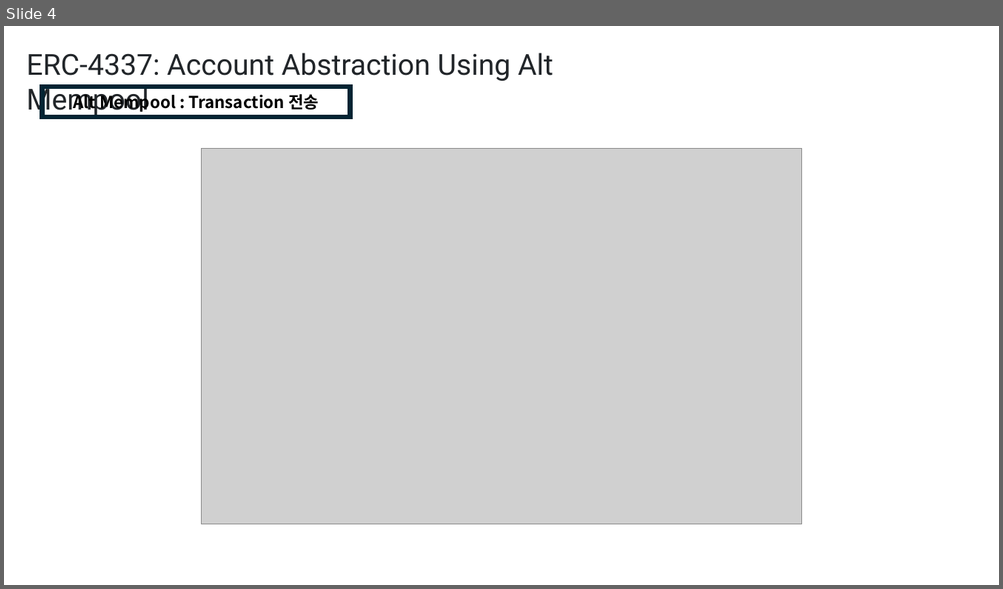
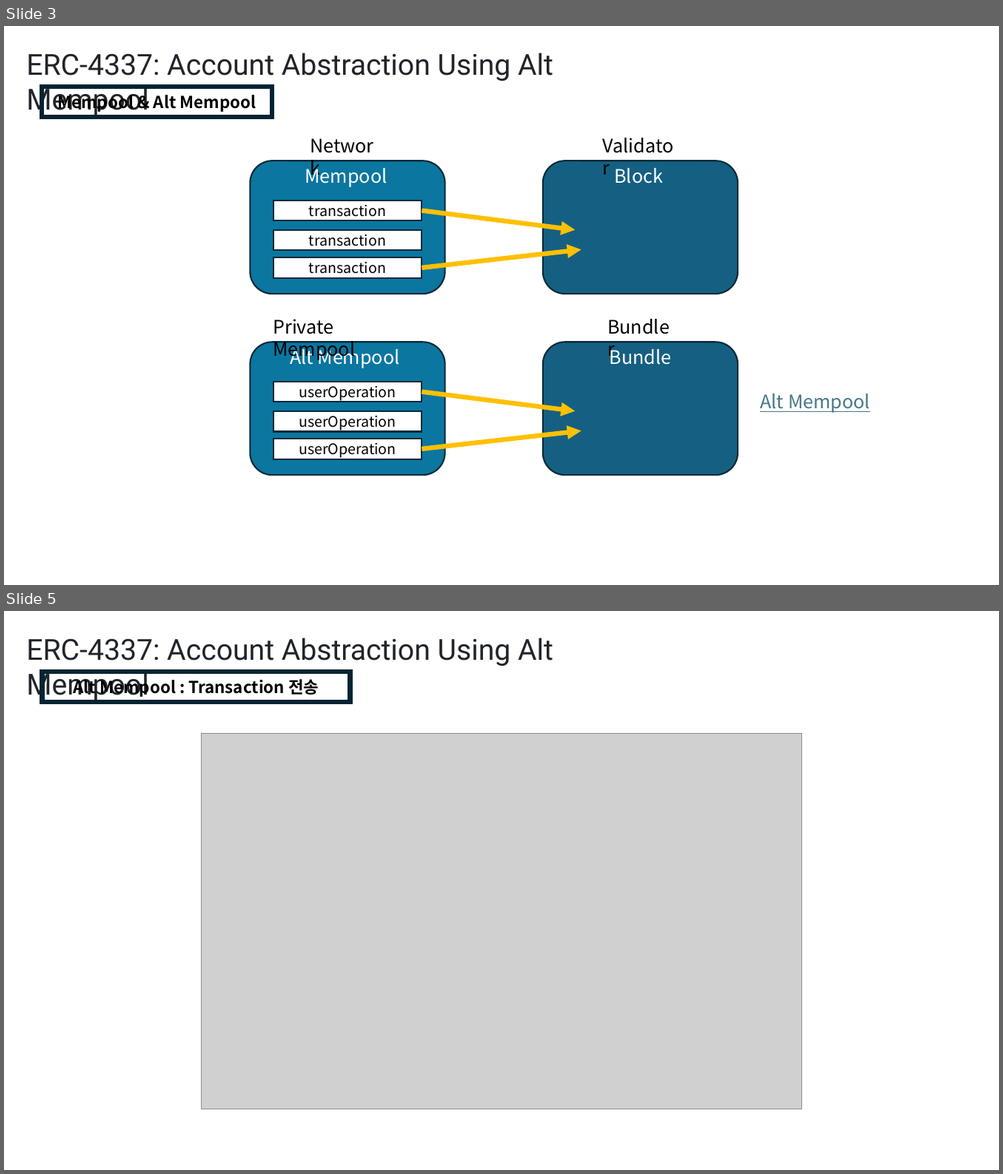
Before and after one commit to yyyljy/erc4337_alchemybundler, a slide deck: ERC4337.pptx. Shown one above the other, each under a label of ours: slide 4 before the commit, slides 3 and 5 after it; the slides between them are not shown. The pictures are 1003x589 and 1003x1174 pixels, drawn with LibreOffice and Linux fonts; fonts in the diff are those of the drawing; grey boxes stand for pictures. Boxes give left, top, right and bottom in pixels: in the first picture for what was removed or moved away, otherwise in the second. Text is boxed around its words. In the diff, an @@ line names an element or a change of style, - is before the commit and + after.

```diff
--- a/ERC4337.pptx
+++ b/ERC4337.pptx
@@ slide 3 added at [4, 26, 999, 585], background #FFFFFF @@
@@ text added at [26, 53, 553, 117], 28 pt, text #212529 @@
+ERC-4337: Account Abstraction Using Alt Mempool
@@ rectangle added at [42, 87, 272, 117], outline #042433 4.5 pt, 16 pt, text #000000, bold @@
+Mempool & Alt Mempool
@@ text added at [302, 130, 390, 160], 18 pt, text #000000 @@
+Network
@@ text added at [595, 130, 686, 160], 18 pt, text #000000 @@
+Validator
@@ rounded rectangle added at [250, 161, 445, 294], fill #0B76A0, outline #092A39 1.5 pt @@
@@ text added at [304, 164, 387, 187], 18 pt, text #FFFFFF @@
+Mempool
@@ rounded rectangle added at [543, 161, 737, 294], fill #156082, outline #092A39 1.5 pt @@
@@ text added at [614, 168, 663, 184], 18 pt, text #FFFFFF @@
+Block
@@ rectangle added at [273, 201, 422, 221], fill #FFFFFF, outline #092A39 1.5 pt, 14 pt, text #000000 @@
+transaction
@@ arrow added from (422, 211) to (575, 230), #FFC000 4.5 pt @@
@@ rectangle added at [273, 230, 422, 251], fill #FFFFFF, outline #092A39 1.5 pt, 14 pt, text #000000 @@
+transaction
@@ rectangle added at [273, 258, 422, 279], fill #FFFFFF, outline #092A39 1.5 pt, 14 pt, text #000000 @@
+transaction
@@ arrow added from (422, 268) to (580, 249), #FFC000 4.5 pt @@
@@ text added at [600, 312, 680, 341], 18 pt, text #000000 @@
+Bundler
@@ text added at [273, 319, 355, 361], 18 pt, text #000000 @@
+Private Mempool
@@ rounded rectangle added at [250, 342, 445, 475], fill #0B76A0, outline #092A39 1.5 pt @@
@@ text added at [290, 345, 400, 369], 18 pt, text #FFFFFF @@
+Alt Mempool
@@ rounded rectangle added at [543, 342, 737, 475], fill #156082, outline #092A39 1.5 pt @@
@@ text added at [609, 346, 671, 365], 18 pt, text #FFFFFF @@
+Bundle
@@ rectangle added at [273, 382, 422, 403], fill #FFFFFF, outline #092A39 1.5 pt, 14 pt, text #000000 @@
+userOperation
@@ arrow added from (422, 392) to (575, 412), #FFC000 4.5 pt @@
@@ text added at [760, 394, 870, 413], 18 pt, text #467886, underline @@
+Alt Mempool
@@ rectangle added at [273, 412, 422, 432], fill #FFFFFF, outline #092A39 1.5 pt, 14 pt, text #000000 @@
+userOperation
@@ rectangle added at [273, 440, 422, 460], fill #FFFFFF, outline #092A39 1.5 pt, 14 pt, text #000000 @@
+userOperation
@@ arrow added from (422, 449) to (580, 431), #FFC000 4.5 pt @@
@@ what was slide 4 is now slide 5 @@
```
Also in this commit, not shown: 7 slides changed, 7 other files.
